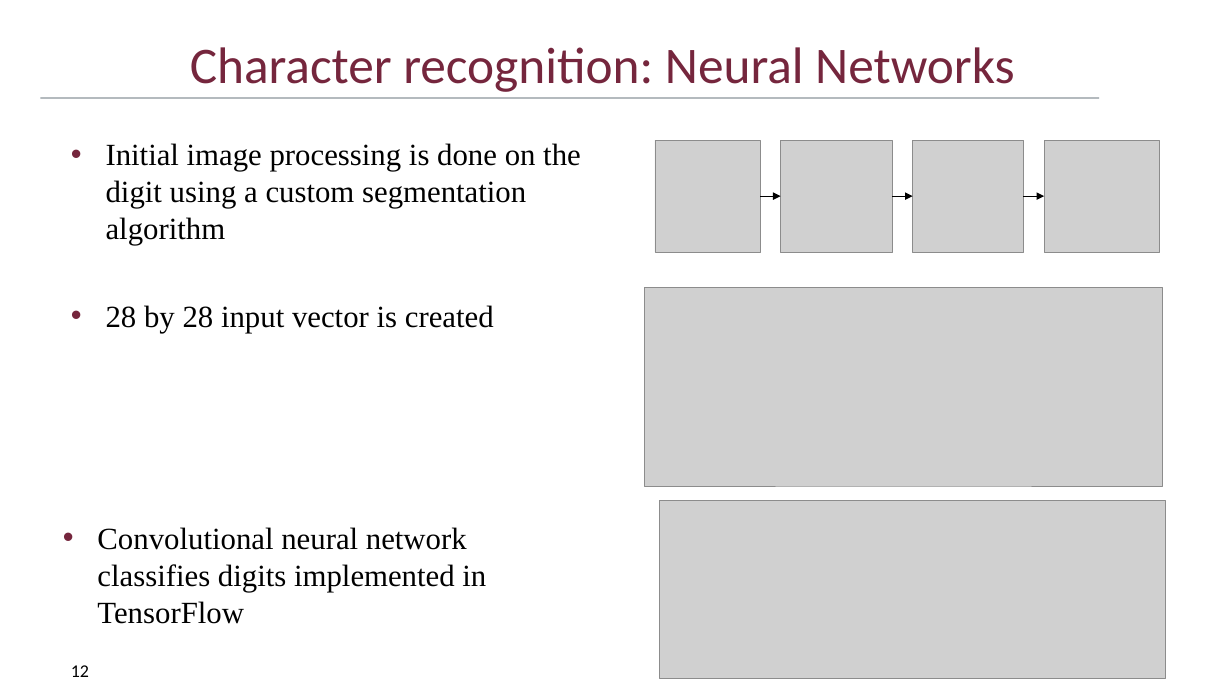
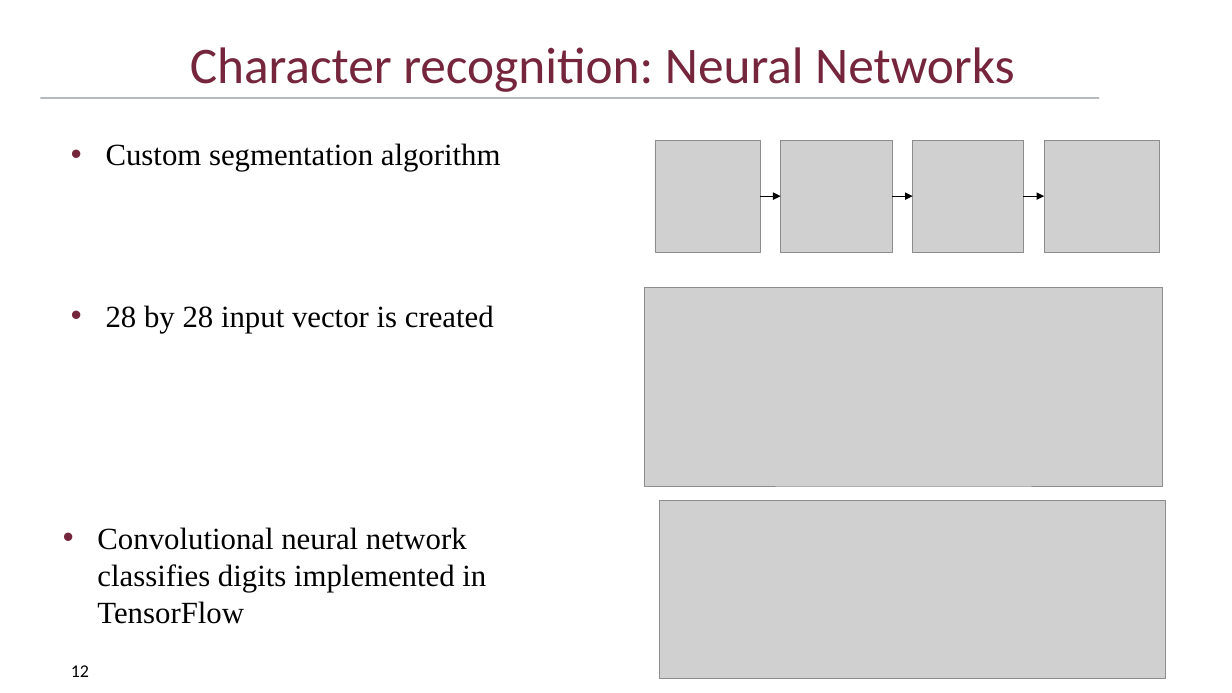
Before and after one commit to DriesSmit/SkripsieReport, a slide deck: slide 12 of OralExamination/SkripsieOral_APSmit.pptx. Drawn at 1232x693 pixels with LibreOffice and Linux fonts; fonts in the diff are those of the drawing; grey boxes stand for pictures; background and template pictures are left out. Boxes give left, top, right and bottom in pixels: in the first picture for what was removed or moved away, otherwise in the second. Text is boxed around its words. In the diff, an @@ line names an element or a change of style, - is before the commit and + after.

```diff
--- a/OralExamination/SkripsieOral_APSmit.pptx
+++ b/OralExamination/SkripsieOral_APSmit.pptx
@@ text at (106,143,501,171): text changed @@
-• Initial image processing is done on the digit using a custom segmentation algorithm
+• Custom segmentation algorithm
```
Also in this commit, not shown: 6 other slides changed.
